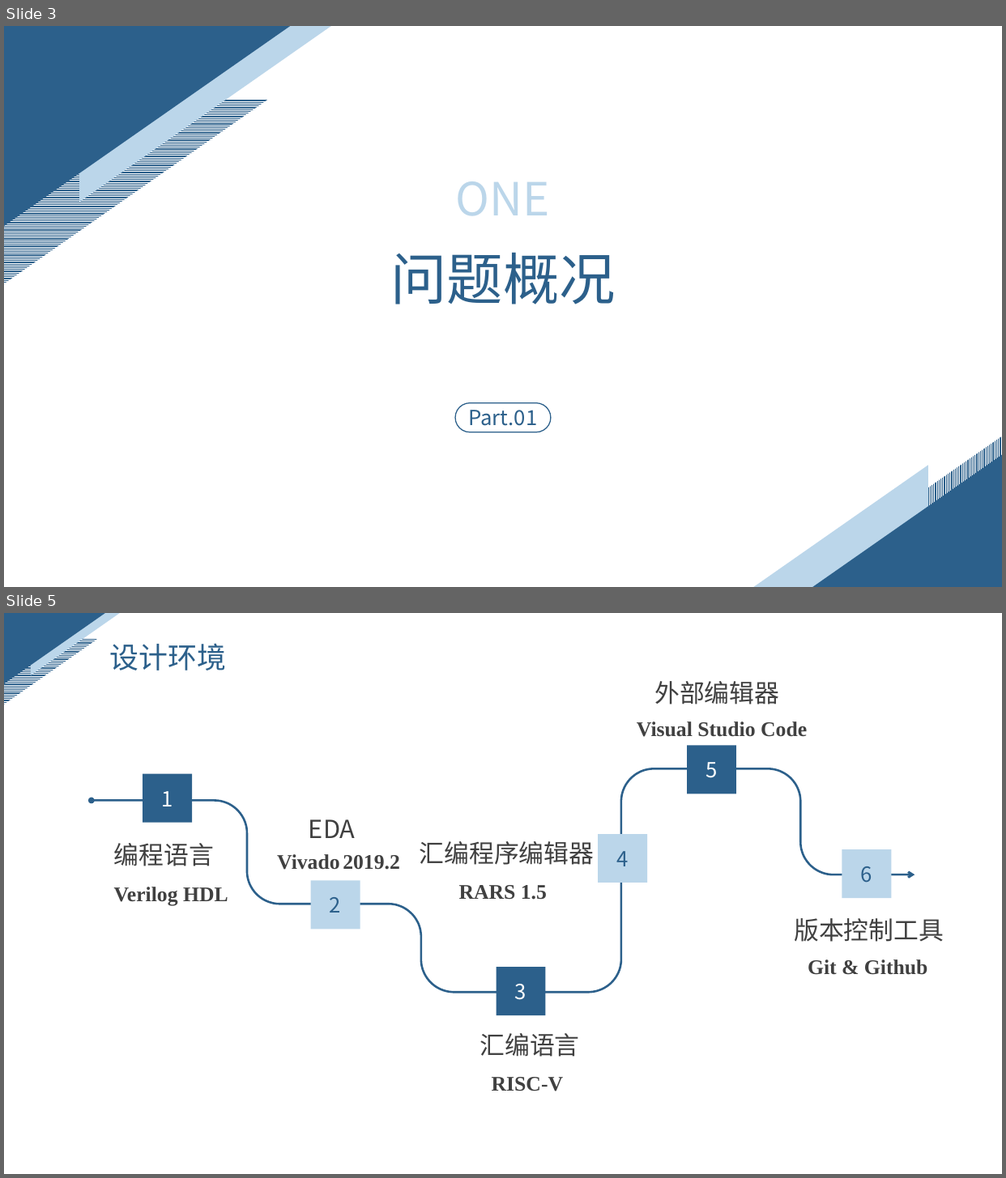
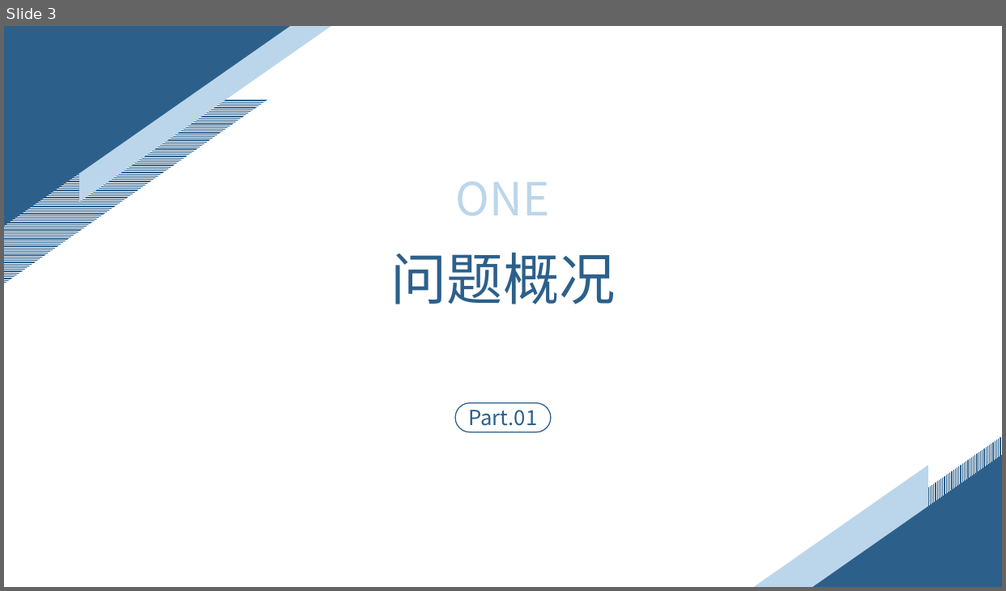
Before and after one commit to ZhangYHe/BIT-2023-ZYGC, a slide deck: doc/问题陈述.pptx. Shown one above the other, each under a label of ours: slides 3 and 5 before the commit, slide 3 after it; the slides between them are not shown. The pictures are 1006x1178 and 1006x591 pixels, drawn with LibreOffice and Linux fonts; fonts in the diff are those of the drawing. Boxes give left, top, right and bottom in pixels: in the first picture for what was removed or moved away, otherwise in the second. Text is boxed around its words. In the diff, an @@ line names an element or a change of style, - is before the commit and + after.

```diff
--- a/doc/问题陈述.pptx
+++ b/doc/问题陈述.pptx
@@ slide 5 removed at (4, 613, 1002, 1174), background #FFFFFF @@
@@ right triangle removed at (4, 613, 105, 684) @@
@@ right triangle removed at (31, 613, 120, 675) @@
@@ right triangle removed at (4, 639, 98, 705) @@
@@ text removed at (110, 643, 227, 671) @@
-设计环境
@@ text removed at (654, 681, 779, 705) @@
-外部编辑器
@@ text removed at (637, 722, 807, 737) @@
-Visual Studio Code
@@ rectangle removed at (687, 746, 736, 794) @@
-5
@@ freeform shape removed at (91, 769, 915, 993) @@
@@ rectangle removed at (143, 774, 192, 823) @@
-1
@@ text removed at (309, 820, 356, 838) @@
-EDA
@@ text removed at (114, 843, 214, 867) @@
-编程语言
@@ text removed at (277, 854, 400, 870) @@
-Vivado 2019.2
@@ text removed at (420, 841, 594, 865) @@
-汇编程序编辑器
@@ rectangle removed at (599, 834, 648, 883) @@
-4
@@ rectangle removed at (842, 850, 892, 898) @@
-6
@@ text removed at (114, 887, 228, 906) @@
-Verilog HDL
@@ rectangle removed at (311, 881, 360, 930) @@
-2
@@ text removed at (459, 885, 547, 900) @@
-RARS 1.5
@@ text removed at (794, 918, 944, 942) @@
-版本控制工具
@@ rectangle removed at (496, 967, 546, 1016) @@
-3
@@ text removed at (808, 960, 928, 975) @@
-Git & Github
@@ text removed at (480, 1033, 580, 1057) @@
-汇编语言
@@ text removed at (492, 1077, 563, 1092) @@
-RISC-V
```
Also in this commit, not shown: 1 slide changed, 10 slides added, 1 other slide removed.
